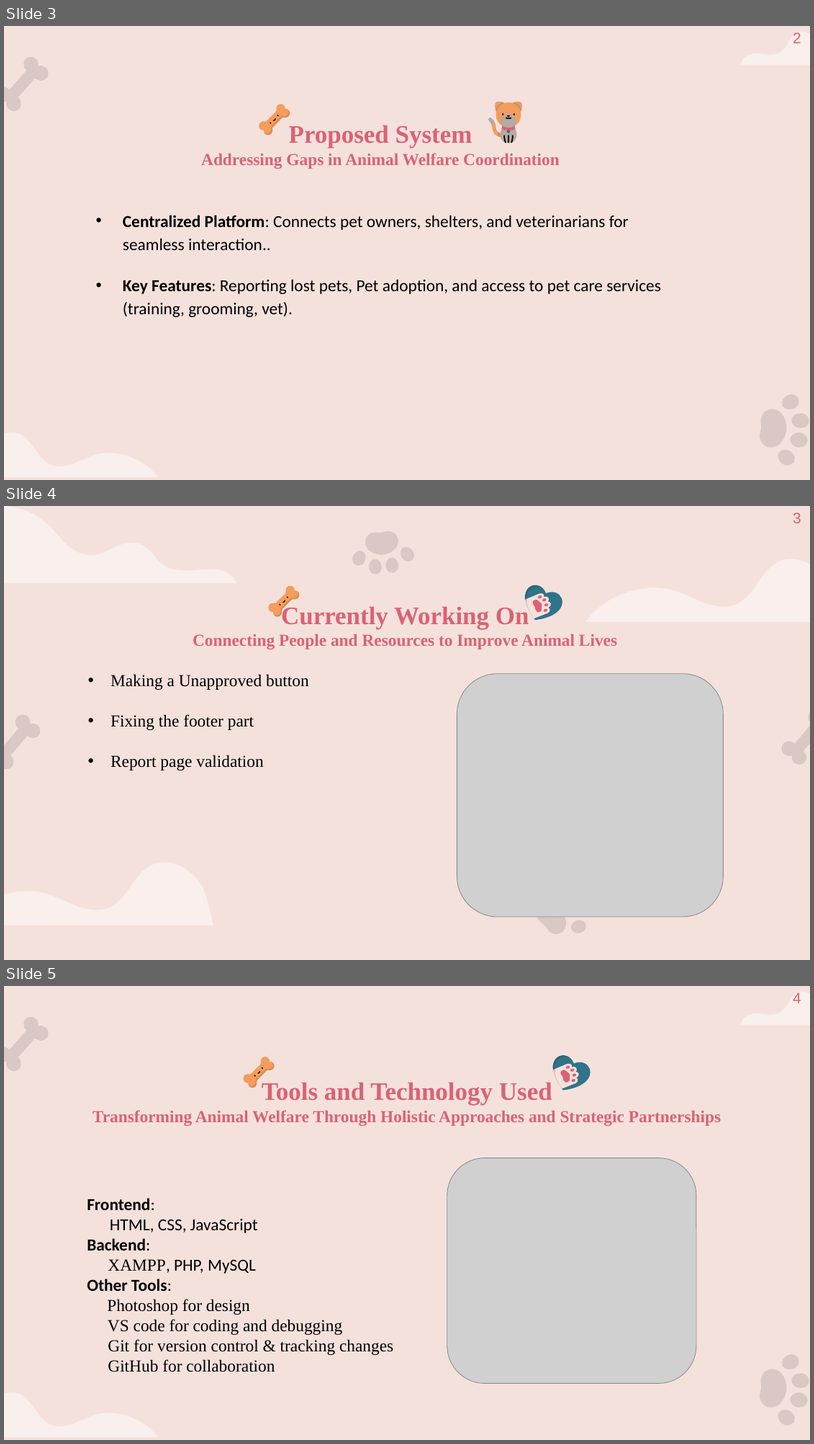
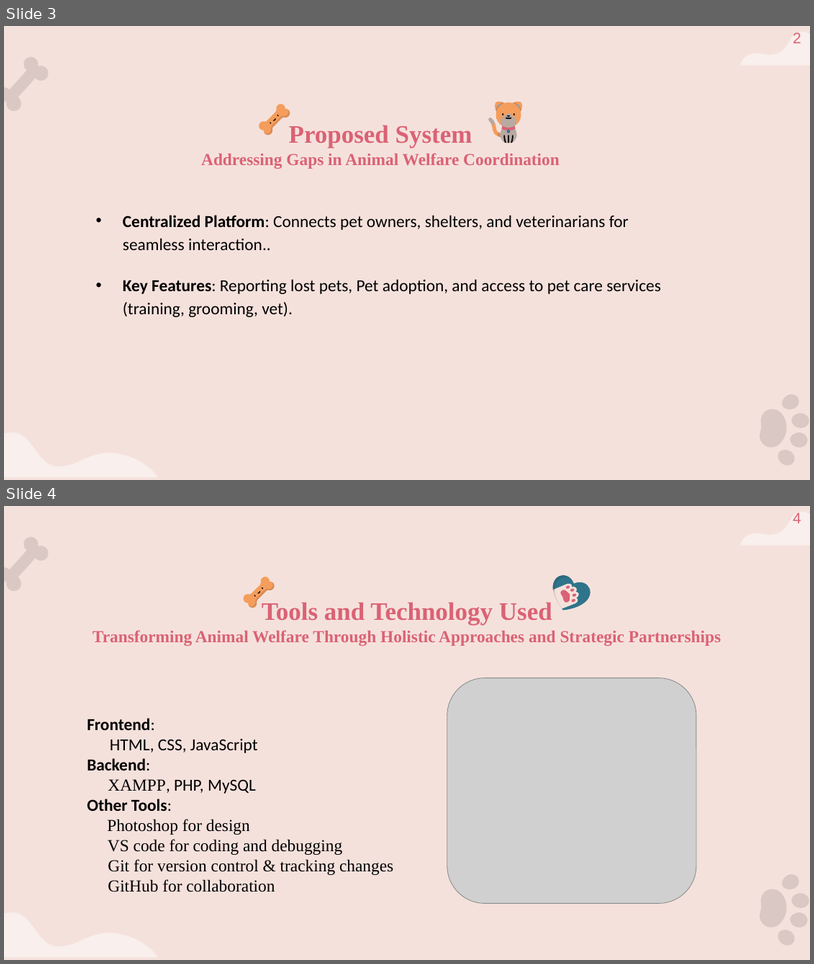
Before and after one commit to Anuj-Sjapati/Safepaws, a slide deck: Prj_documentation/Doc/Very--final-ppt.pptx. Shown one above the other, each under a label of ours: slides 3, 4 and 5 before the commit, slides 3 and 4 after it. The pictures are 814x1444 and 814x964 pixels, drawn with LibreOffice and Linux fonts; fonts in the diff are those of the drawing; grey boxes stand for pictures. Boxes give left, top, right and bottom in pixels: in the first picture for what was removed or moved away, otherwise in the second. Text is boxed around its words. In the diff, an @@ line names an element or a change of style, - is before the commit and + after.

Commit message:
ppt changed

```diff
--- a/Prj_documentation/Doc/Very--final-ppt.pptx
+++ b/Prj_documentation/Doc/Very--final-ppt.pptx
@@ slide 4 removed at (4, 506, 810, 960), background #F5E1DC @@
@@ freeform shape removed at (4, 506, 237, 584) @@
@@ text removed at (793, 512, 802, 523) @@
-3
@@ group removed at (349, 523, 417, 577): 5 freeform shapes @@
@@ freeform shape removed at (586, 559, 810, 621) @@
@@ title removed at (193, 604, 617, 649) @@
-Currently Working On
-Connecting People and Resources to Improve Animal Lives
@@ group removed at (268, 586, 301, 617): 5 freeform shapes @@
@@ group removed at (514, 581, 574, 631): 10 freeform shapes @@
@@ subtitle removed at (111, 674, 309, 770) @@
-• Making a Unapproved button
-• Fixing the footer part
-• Report page validation
@@ picture removed at (457, 674, 723, 917) @@
@@ freeform shape removed at (4, 710, 44, 773) @@
@@ freeform shape removed at (779, 706, 810, 769) @@
@@ freeform shape removed at (4, 862, 214, 925) @@
@@ freeform shape removed at (530, 900, 573, 938) @@
@@ freeform shape removed at (566, 898, 586, 919) @@
@@ freeform shape removed at (568, 916, 589, 936) @@
@@ what was slide 5 is now slide 4 @@
```
Also in this commit, not shown: 1 slide changed.
